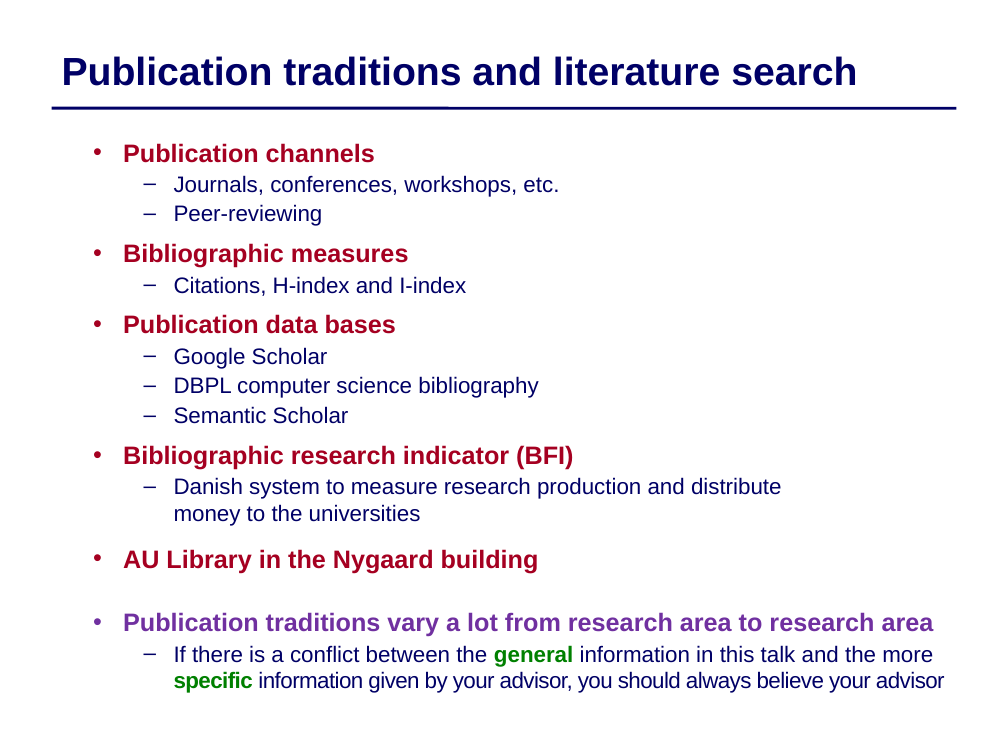
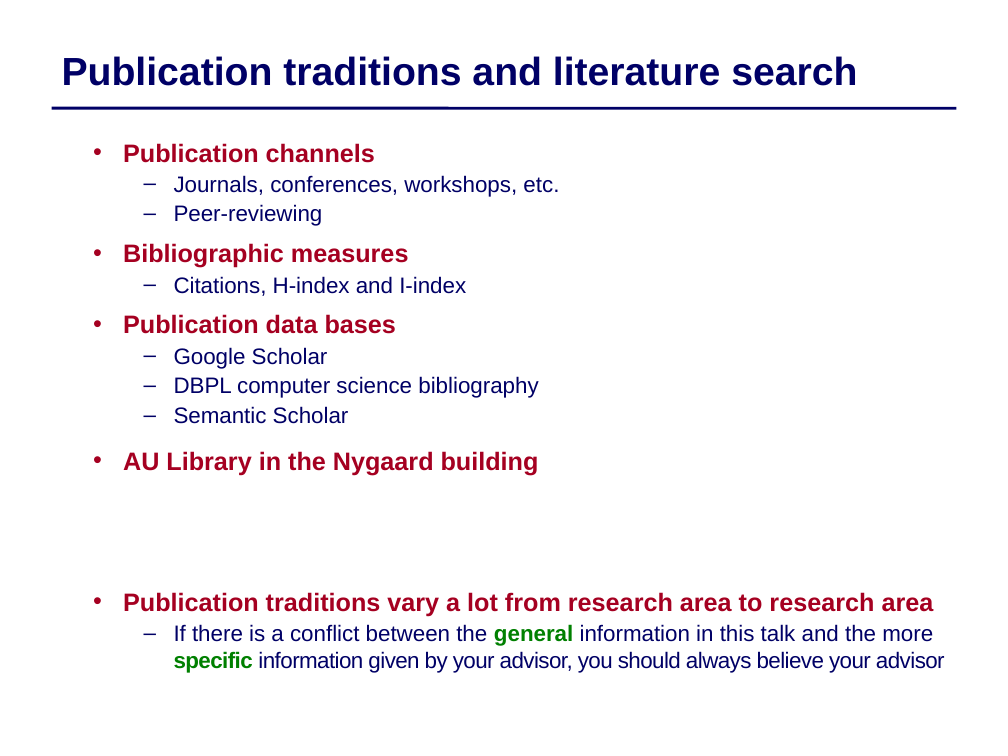
Before and after one commit to IntProgAU/Materiale, a slide deck: slide 1 of web/b23/3 Publication Traditions.pptx. Drawn at 1008x756 pixels with LibreOffice and Linux fonts; fonts in the diff are those of the drawing. Boxes give left, top, right and bottom in pixels: in the first picture for what was removed or moved away, otherwise in the second. Text is boxed around its words. In the diff, an @@ line names an element or a change of style, - is before the commit and + after.

```diff
--- a/web/b23/3 Publication Traditions.pptx
+++ b/web/b23/3 Publication Traditions.pptx
@@ text at (x1=123, y1=445, x2=782, y2=526): paragraphs removed @@
-  • Bibliographic research indicator (BFI)
-  – Danish system to measure research production and distribute
-    money to the universities
@@ text at (x1=123, y1=592, x2=934, y2=616): text colour #7030A0 to #A50021 in "Publication traditions vary a lot from research ..."; less space between paragraphs @@
```
Also in this commit, not shown: 2 other slides changed, 1 slide removed.
